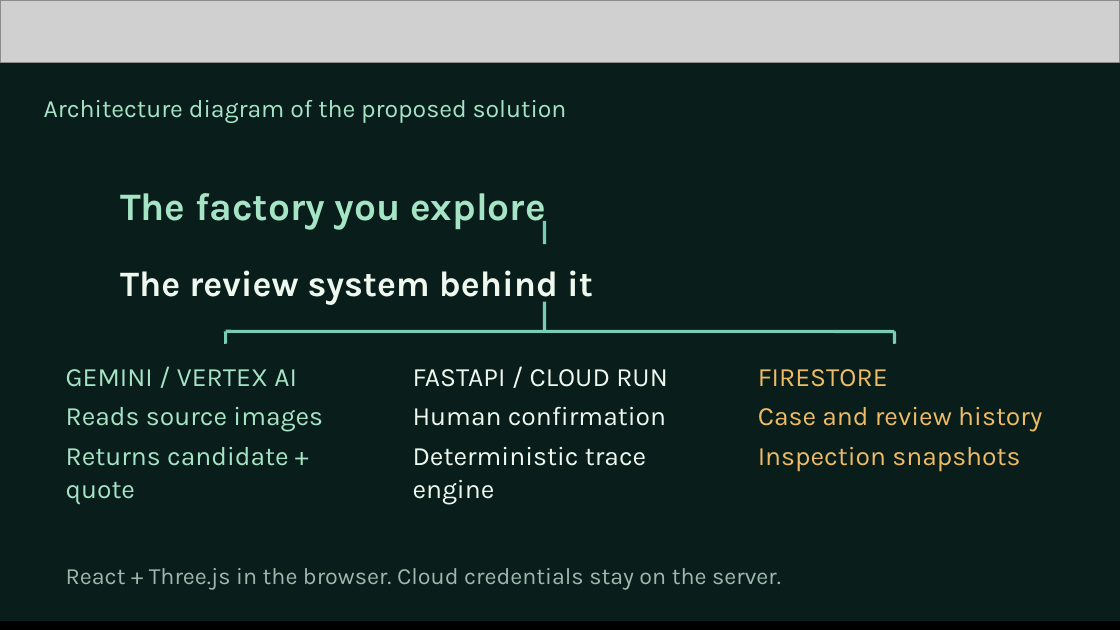
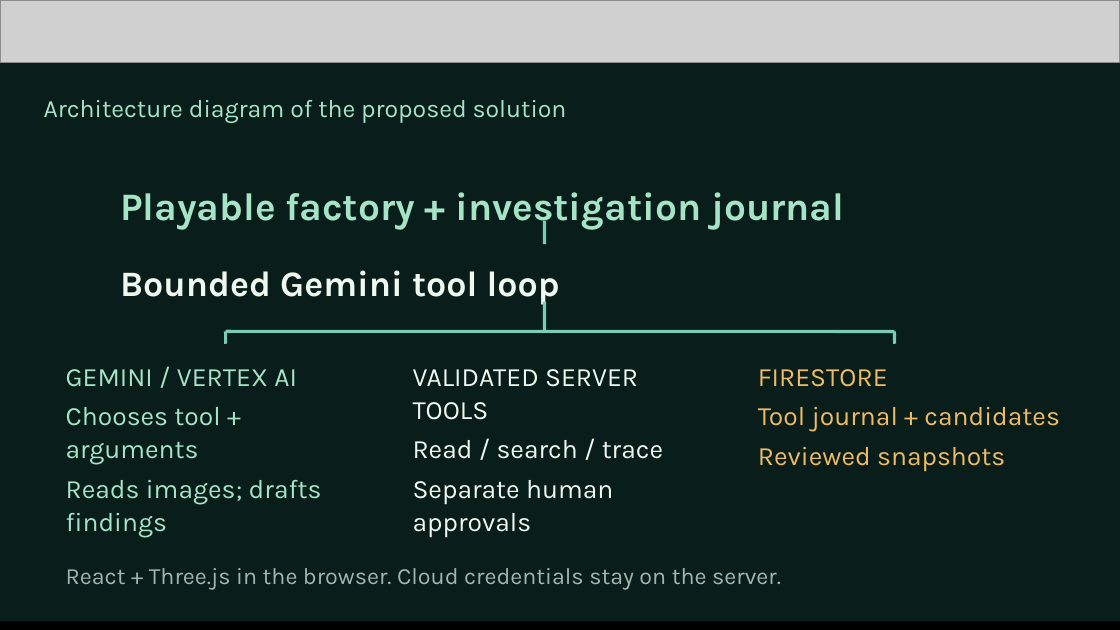
Before and after one commit to mk-tdev/BatchLens, a slide deck: slide 7 of docs/submission/BatchLens-Pitch-Review.pptx. Drawn at 1120x630 pixels with LibreOffice and Linux fonts; fonts in the diff are those of the drawing; grey boxes stand for pictures. Boxes give left, top, right and bottom in pixels: in the first picture for what was removed or moved away, otherwise in the second. Text is boxed around its words. In the diff, an @@ line names an element or a change of style, - is before the commit and + after.

Commit message:
Update pitch and document verified live Gemini investigation

```diff
--- a/docs/submission/BatchLens-Pitch-Review.pptx
+++ b/docs/submission/BatchLens-Pitch-Review.pptx
@@ text at <box>120,192,844,230</box>: text changed @@
-The factory you explore
+Playable factory + investigation journal
@@ text at <box>120,270,560,306</box>: text changed @@
-The review system behind it
+Bounded Gemini tool loop
@@ text at <box>413,369,663,538</box>: text changed @@
-FASTAPI / CLOUD RUN
-Human confirmation
-Deterministic trace engine
+VALIDATED SERVER TOOLS
+Read / search / trace
+Separate human approvals
@@ text at <box>66,407,322,504</box>: text changed @@
-Reads source images
-Returns candidate + quote
+Chooses tool + arguments
+Reads images; drafts findings
@@ text at <box>758,407,1060,471</box>: text changed @@
-Case and review history
-Inspection snapshots
+Tool journal + candidates
+Reviewed snapshots
```
Also in this commit, not shown: 8 other slides changed, 1 slide added, 1 slide removed, 3 other files.
